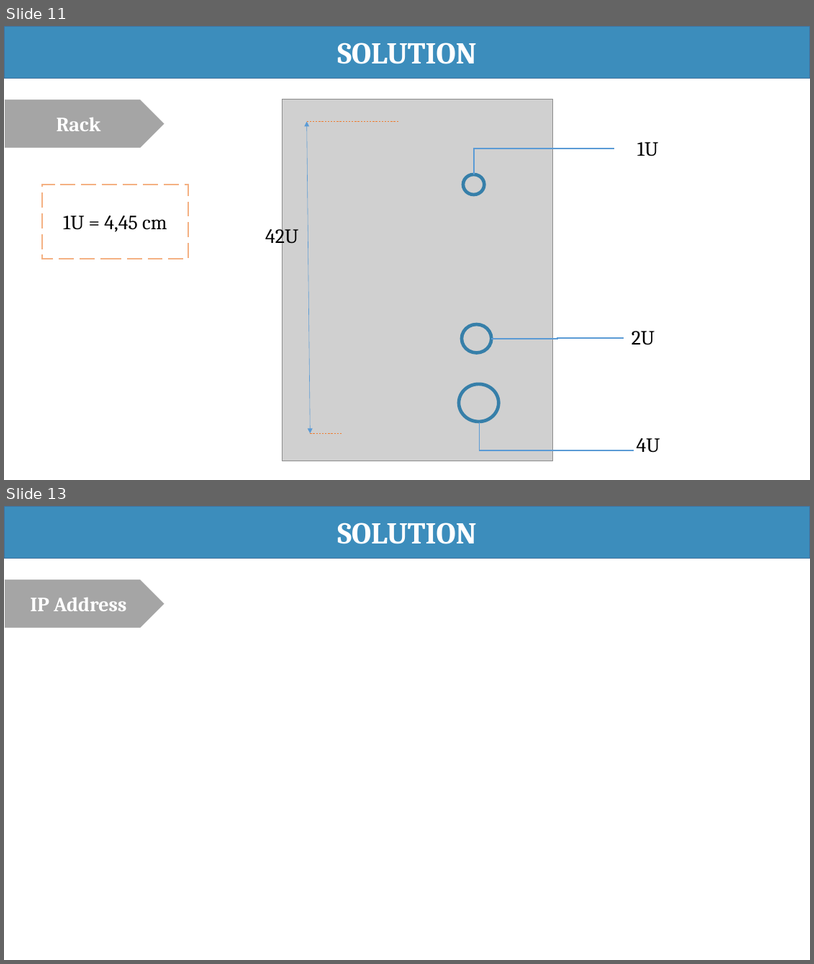
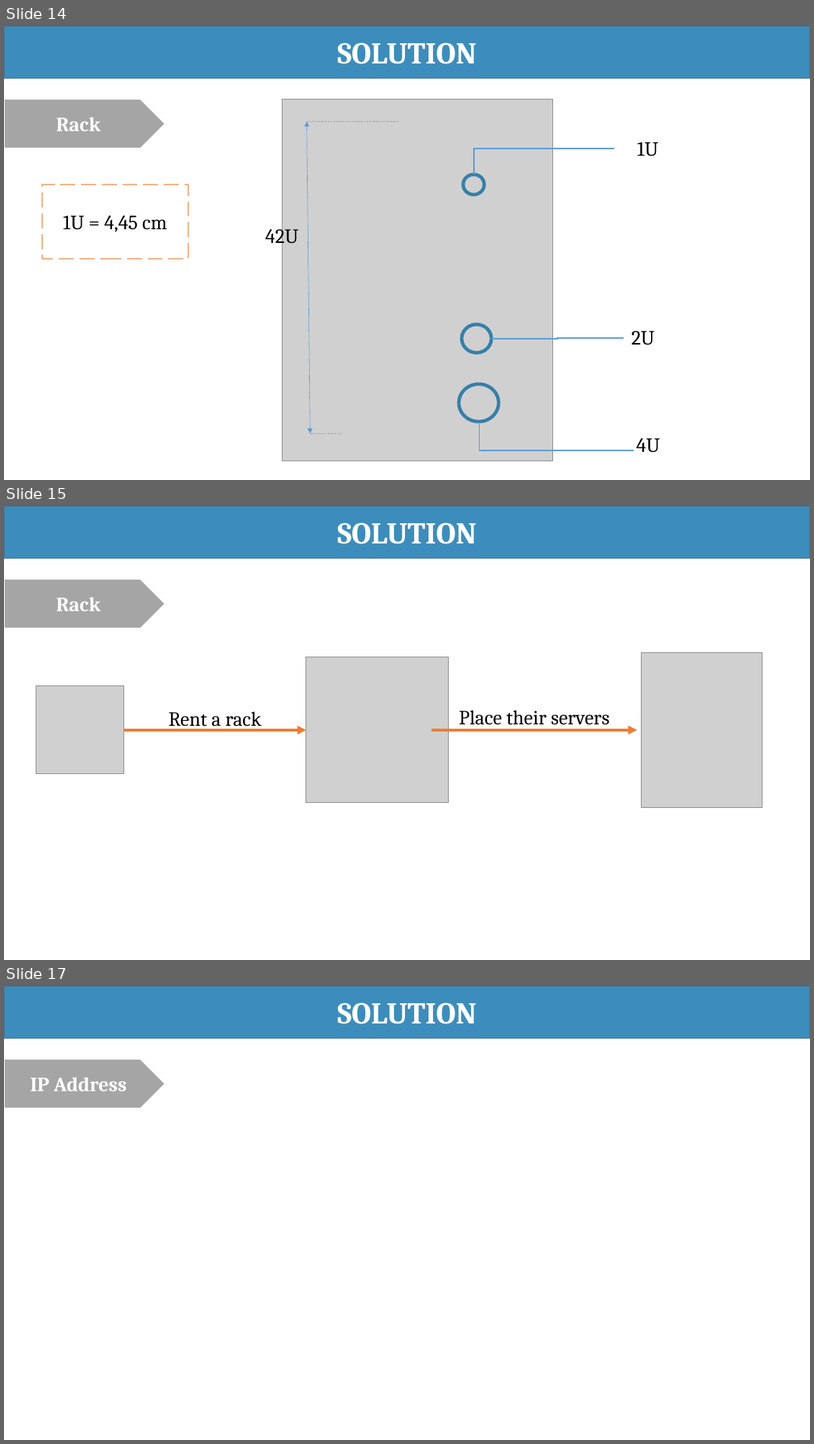
Before and after one commit to haltt051093/IMS-datacenter, a slide deck: Document/Presentation/IMS_20160413_Presentation.pptx. Shown one above the other, each under a label of ours: slides 11 and 13 before the commit, slides 14, 15 and 17 after it; the slides between them are not shown. The pictures are 814x964 and 814x1444 pixels, drawn with LibreOffice and Linux fonts; fonts in the diff are those of the drawing; grey boxes stand for pictures. Boxes give left, top, right and bottom in pixels: in the first picture for what was removed or moved away, otherwise in the second. Text is boxed around its words. In the diff, an @@ line names an element or a change of style, - is before the commit and + after.

```diff
--- a/Document/Presentation/IMS_20160413_Presentation.pptx
+++ b/Document/Presentation/IMS_20160413_Presentation.pptx
@@ slide 15 added at <box>4,506,810,960</box>, background #FFFFFF @@
@@ rectangle added at <box>4,506,810,558</box>, fill #3C8DBC, outline #43739E 1 pt, 36 pt, text #FFFFFF, bold @@
+SOLUTION
@@ pentagon arrow added at <box>4,579,165,629</box>, fill #A5A5A5, outline #FFFFFF 1.5 pt, 24 pt, text #FFFFFF, bold @@
+Rack
@@ picture added at <box>642,652,763,807</box> @@
@@ picture added at <box>306,657,449,803</box> @@
@@ picture added at <box>36,686,124,773</box> @@
@@ subtitle added at <box>169,711,262,730</box>, 24 pt, text #000000 @@
+Rent a rack
@@ text added at <box>459,710,610,725</box>, 24 pt, text #000000 @@
+Place their servers
@@ arrow added from (124, 730) to (306, 730), #ED7D31 3.5 pt @@
@@ arrow added from (432, 730) to (638, 730), #ED7D31 3.5 pt @@
@@ what was slide 11 is now slide 14 @@
@@ what was slide 13 is now slide 17 @@
```
Also in this commit, not shown: 8 slides changed, 1 other slide added, 1 slide removed, 3 other files.
